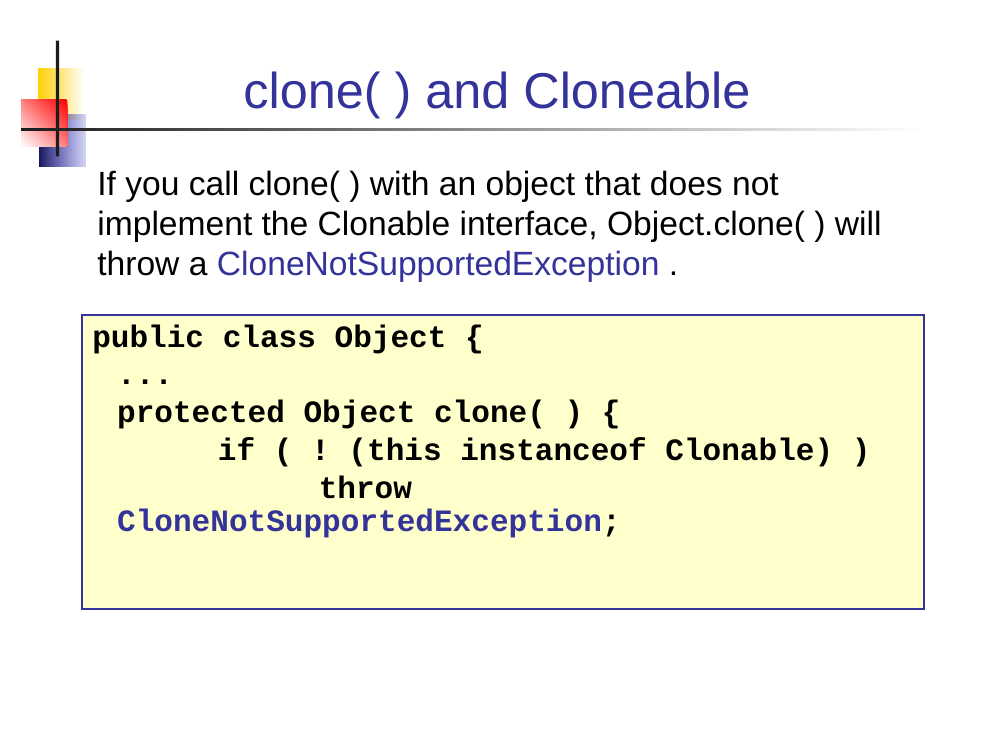
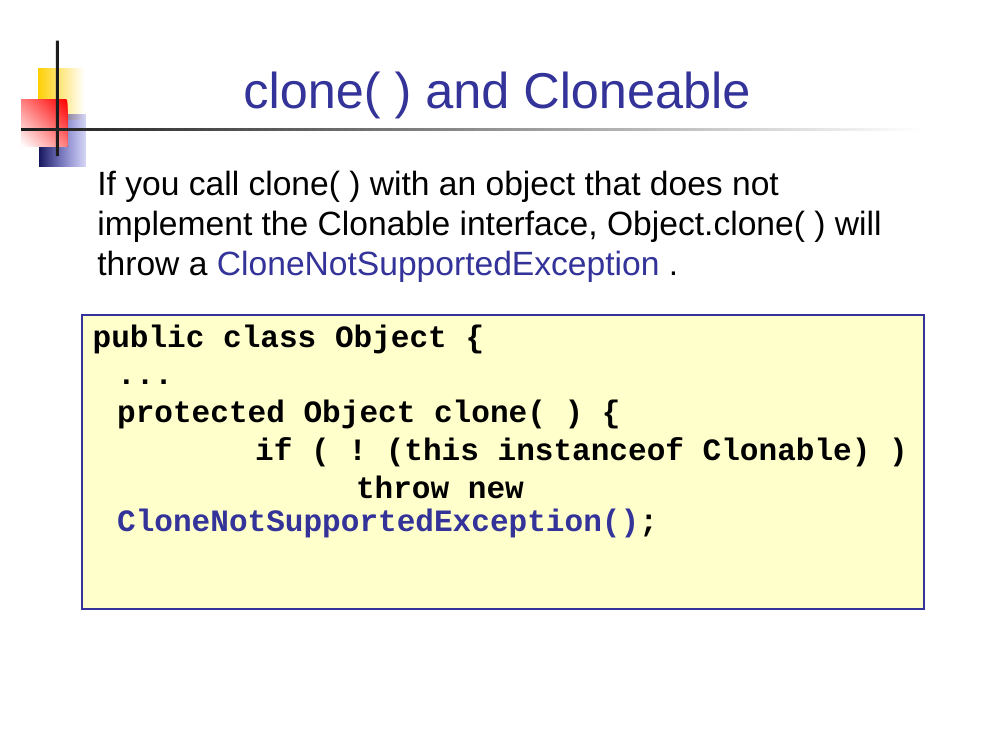
Before and after one commit to skeoop/skeoop.github.io, a slide deck: slide 22 of week2/1-Interfaces.ppt (slide 25 before the commit). Drawn at 1008x756 pixels with LibreOffice and Linux fonts; fonts in the diff are those of the drawing. Boxes give left, top, right and bottom in pixels: in the first picture for what was removed or moved away, otherwise in the second. Text is boxed around its words. In the diff, an @@ line names an element or a change of style, - is before the commit and + after.

```diff
--- a/week2/1-Interfaces.ppt
+++ b/week2/1-Interfaces.ppt
@@ text at [93,324,871,467]: indent changed @@
@@ text at [117,475,658,538]: text changed @@
-throw CloneNotSupportedException;
+throw new CloneNotSupportedException();
```
Also in this commit, not shown: 36 other slides changed, 2 slides added, 10 slides removed.
